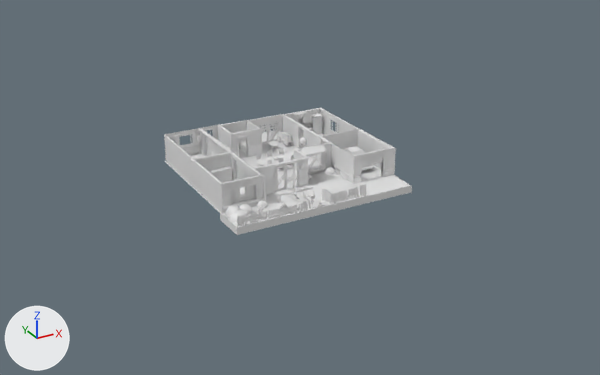
The FBX model Assets/GameJamGame/Meshes/House.fbx: old version first, new version second.
The view is the same before and after, from a 50 mm camera at (-56.7, -110.4, 46.3) aimed at (-2.4, -11.5, -3.2). The axes (+X, +Y, +Z) are drawn at lower left. The lights are the same throughout. Where no turn or scale is listed for an object, it has been applied to the vertices. Vertices at the same position are counted once.

In view in the first picture: 'Bedroom1-wall2_0000', 'Bedroom1-wall3_0000', 'Bedroom1-wall4_0000', 'Bedroom2-wall1_0000', 'Bedroom2-wall4_0000', 'Diningroom-wall3_0000', 'Entrance_0000', 'Frontyard_0000', 'Garagewall1_0000', 'Garagewall2_0000', 'Garagewall3_0000', 'bathroomwall3_0000'.
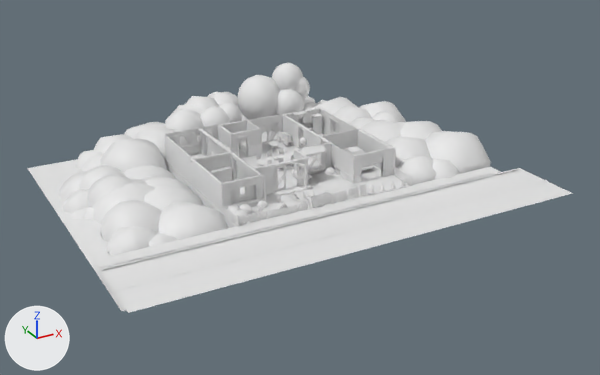
Edits to the scene script, one JSON object a line:
```json
{"block": "me_element_046", "where": "# used by ob_frontyard_0000; location = (0.0, 0.0, 0.0)"}
{"op": "remove", "block": "me_element_046", "code": "me_element_046.from_pydata(...)  # 6003 vertices, 3689 faces; spans x -18.9..8.2, y -25.2..-14.0, z -1.5..4.0"}
{"op": "add", "block": "me_element_046", "code": "me_element_046.from_pydata(...)  # 6165 vertices, 3761 faces; spans x -18.9..8.1, y -25.1..0.3, z -1.6..4.0"}
{"block": "me_element_046", "change": "me_element_046 part 1: 7 vertices moved within x -18.7..-4.7, y -24.6..-23.3, z -0.4..1.2; 74 vertices removed from x -18.9..-4.7, y -24.6..-20.2, z -1.0..1.8; 56 vertices added at x -18.7..-4.7, y -24.8..-22.1, z -0.7..1.8"}
{"block": "me_element_046", "change": "me_element_046 part 2: 18 vertices added at x -18.9..-18.8, y 0.2..0.3, z -0.9..0.1"}
{"op": "add", "block": "me_element_049", "code": ["me_element_049 = bpy.data.meshes.new('element.049')", "me_element_049.from_pydata(...)  # 8327 vertices, 6905 faces; spans x -36.9..25.8, y -37.6..21.5, z -9.3..9.8", "me_element_049.polygons.foreach_set('use_smooth', [True] * 6905)"]}
{"op": "add", "block": "ob_bg_0000", "code": ["ob_bg_0000 = bpy.data.objects.new('Bg_0000', me_element_049)", "ob_bg_0000.location = (0.0, 0.0, 0.0)"]}
```

What differs and where, as boxes [x1, y1, x2, y2] in the pictures (600 x 375 px; the box of a moved part takes in the faces that stretch with it):
```json
{"object": "Bg_0000", "change": "added", "after": [27, 63, 573, 313]}
{"object": "Frontyard_0000", "change": "reshaped", "before": [220, 151, 412, 235], "after": [165, 151, 412, 228]}
{"part": 1, "of": "me_element_046", "change": "moved or reshaped", "before": [220, 189, 332, 235], "after": [313, 193, 333, 208]}
{"part": 2, "of": "me_element_046", "change": "added", "after": [165, 161, 236, 228]}
```
